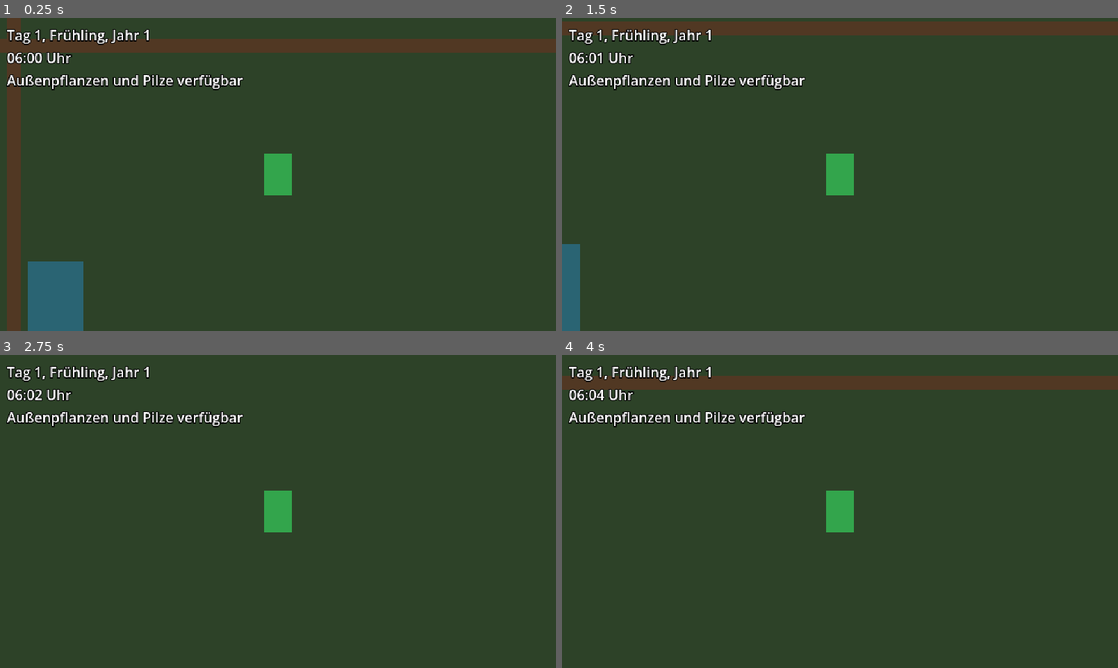
Above: before the commit, frames 1-4 (two rows, left to right).
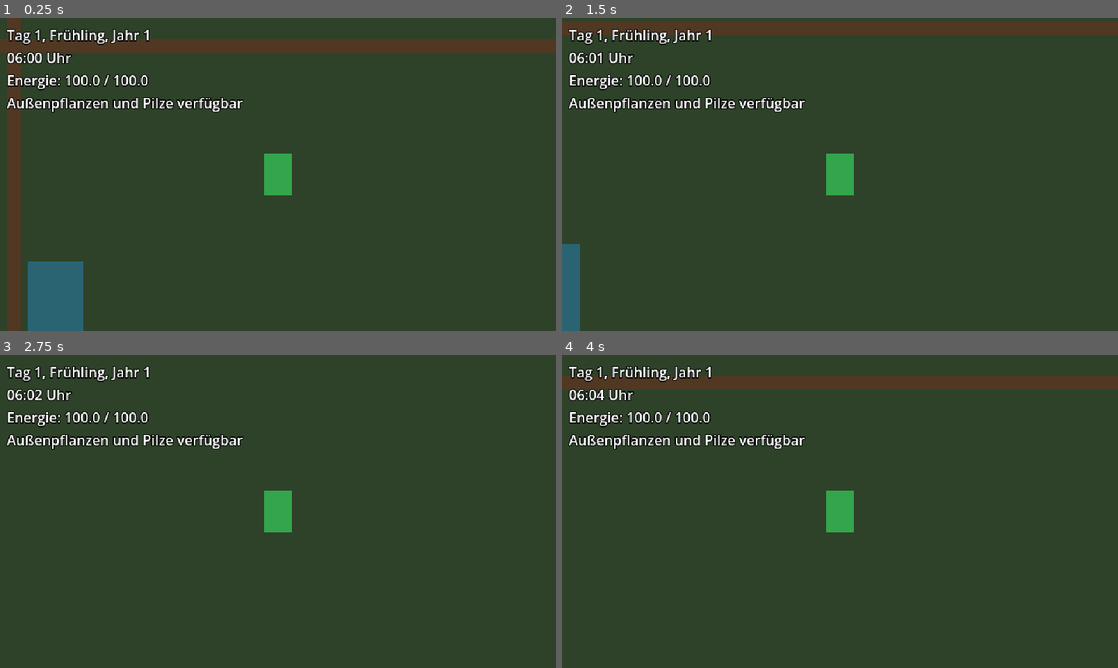
Above: after the commit, the same moments.

Repository: stasar14-rgb/Harvest-Dream
Game: Godot game, scene res://scenes/main.tscn
The game is run twice, just before and just after one commit, with the same random seed, the same clock (stepped at 60 frames per second) and the same inputs.
Inputs:
- Up to frame 1 (0.25 s): no input
- Up to frame 2 (1.5 s): tap Enter at 0.5 s; hold D (move_right) 0.53-1.28 s; hold S (move_down) from 1.28 s (still down)
- Up to frame 3 (2.75 s): release S (move_down) at 2.03 s; hold D (move_right) from 2.03 s (still down)
- Up to frame 4 (4 s): tap Space at 2.75 s; release D (move_right) at 2.78 s; hold W (move_up) 2.78-3.53 s; hold A (move_left) from 3.53 s (still down)

The runs differ from the first frame. In frame 1, 2.3% of the frame differs, in the area x 1-44%, y 18-31%; in frame 2, 2.3%; in frame 3, 2.3%; in frame 4, 2.3%.

Commit message:
Schritt 13: Füge Spielerenergie hinzu

Diff:
--- a/scenes/main.tscn
+++ b/scenes/main.tscn
@@ -1,10 +1,11 @@
-[gd_scene load_steps=6 format=3]
+[gd_scene load_steps=7 format=3]
 
 [ext_resource type="Script" path="res://scripts/main.gd" id="1_main"]
 [ext_resource type="PackedScene" path="res://scenes/test_area.tscn" id="2_test_area"]
 [ext_resource type="PackedScene" path="res://scenes/player/player.tscn" id="3_player"]
 [ext_resource type="Script" path="res://scripts/game_calendar.gd" id="4_calendar"]
 [ext_resource type="Script" path="res://scripts/season_system.gd" id="5_season"]
+[ext_resource type="Script" path="res://scripts/player_energy.gd" id="6_energy"]
 
 [node name="Main" type="Node"]
 script = ExtResource("1_main")
@@ -16,6 +17,11 @@
 script = ExtResource("5_season")
 calendar_path = NodePath("../GameCalendar")
 
+[node name="PlayerEnergy" type="Node" parent="." groups=["player_energy"]]
+script = ExtResource("6_energy")
+calendar_path = NodePath("../GameCalendar")
+season_system_path = NodePath("../SeasonSystem")
+
 [node name="AreaContainer" type="Node2D" parent="."]
 
 [node name="TestArea" parent="AreaContainer" instance=ExtResource("2_test_area")]
--- a/scenes/test_area.tscn
+++ b/scenes/test_area.tscn
@@ -24,7 +24,7 @@
 offset_left = 8.0
 offset_top = 8.0
 offset_right = 260.0
-offset_bottom = 82.0
+offset_bottom = 106.0
 mouse_filter = 2
 theme_override_colors/font_color = Color(1, 1, 1, 1)
 theme_override_colors/font_outline_color = Color(0, 0, 0, 1)
--- a/scripts/debug_time_display.gd
+++ b/scripts/debug_time_display.gd
@@ -2,10 +2,12 @@
 
 var _calendar: GameCalendar
 var _season_system: SeasonSystem
+var _player_energy: PlayerEnergy
 
 func _ready() -> void:
 	_calendar = get_tree().get_first_node_in_group(&"game_calendar") as GameCalendar
 	_season_system = get_tree().get_first_node_in_group(&"season_system") as SeasonSystem
+	_player_energy = get_tree().get_first_node_in_group(&"player_energy") as PlayerEnergy
 
 	if _calendar == null:
 		push_error("Die Debug-Zeitanzeige findet keinen GameCalendar.")
@@ -15,10 +17,16 @@
 		push_error("Die Debug-Zeitanzeige findet kein SeasonSystem.")
 		return
 
+	if _player_energy == null:
+		push_error("Die Debug-Zeitanzeige findet keine PlayerEnergy.")
+		return
+
 	_calendar.time_changed.connect(_update_display)
 	_calendar.date_changed.connect(_update_display_from_date)
 	_calendar.time_pause_changed.connect(_update_display_from_pause)
 	_season_system.season_rules_changed.connect(_update_display_from_season)
+	_player_energy.energy_changed.connect(_update_display_from_energy)
+	_player_energy.warm_clothing_changed.connect(_update_display_from_clothing)
 	_update_text()
 
 func _update_display(_hour: int, _minute: int) -> void:
@@ -38,16 +46,27 @@
 ) -> void:
 	_update_text()
 
+func _update_display_from_energy(_current_energy: float, _maximum_energy: float) -> void:
+	_update_text()
+
+func _update_display_from_clothing(_is_active: bool) -> void:
+	_update_text()
+
 func _update_text() -> void:
 	var pause_text := "  [ZEIT PAUSIERT]" if _calendar.is_time_paused() else ""
 	var season_rule_text := "Außenpflanzen und Pilze verfügbar"
 
 	if _season_system.is_winter():
-		season_rule_text = "Winter: kein Außenwachstum, keine Pilze, Winterfrüchte verfügbar"
+		if _player_energy.has_warm_clothing():
+			season_rule_text = "Winter: warme Kleidung aktiv, normale Energiekosten"
+		else:
+			season_rule_text = "Winter: kein Außenwachstum, Energiekosten +25 %"
 
-	text = "%s\n%s%s\n%s" % [
+	text = "%s\n%s%s\nEnergie: %.1f / %.1f\n%s" % [
 		_calendar.get_date_text(),
 		_calendar.get_time_text(),
 		pause_text,
+		_player_energy.current_energy,
+		_player_energy.maximum_energy,
 		season_rule_text,
 	]
--- /dev/null
+++ b/scripts/player_energy.gd
@@ -0,0 +1,137 @@
+class_name PlayerEnergy
+extends Node
+
+signal energy_changed(current_energy: float, maximum_energy: float)
+signal maximum_energy_changed(maximum_energy: float)
+signal energy_depleted
+signal warm_clothing_changed(is_active: bool)
+
+const STARTING_MAXIMUM_ENERGY := 100.0
+const WINTER_EXTRA_COST_PERCENT := 25.0
+
+@export var calendar_path: NodePath = ^"../GameCalendar"
+@export var season_system_path: NodePath = ^"../SeasonSystem"
+@export var maximum_energy: float = STARTING_MAXIMUM_ENERGY
+@export var current_energy: float = STARTING_MAXIMUM_ENERGY
+
+@onready var _calendar := get_node_or_null(calendar_path) as GameCalendar
+@onready var _season_system := get_node_or_null(season_system_path) as SeasonSystem
+
+var _warm_clothing_active := false
+
+func _ready() -> void:
+	if _calendar == null:
+		push_error("PlayerEnergy findet keinen GameCalendar.")
+		return
+
+	if _season_system == null:
+		push_error("PlayerEnergy findet kein SeasonSystem.")
+		return
+
+	maximum_energy = maxf(maximum_energy, 1.0)
+	current_energy = clampf(current_energy, 0.0, maximum_energy)
+	_calendar.day_started.connect(_on_day_started)
+	_emit_energy_changed()
+
+func can_afford(base_cost: float) -> bool:
+	if base_cost < 0.0:
+		return false
+
+	return current_energy >= get_final_energy_cost(base_cost)
+
+func consume_energy(base_cost: float) -> bool:
+	if base_cost < 0.0:
+		push_error("Energiekosten dürfen nicht negativ sein.")
+		return false
+
+	var final_cost := get_final_energy_cost(base_cost)
+	if current_energy < final_cost:
+		return false
+
+	current_energy = maxf(current_energy - final_cost, 0.0)
+	_emit_energy_changed()
+
+	if is_zero_approx(current_energy):
+		energy_depleted.emit()
+
+	return true
+
+func restore_energy(amount: float) -> bool:
+	if amount < 0.0:
+		push_error("Wiederhergestellte Energie darf nicht negativ sein.")
+		return false
+
+	current_energy = minf(current_energy + amount, maximum_energy)
+	_emit_energy_changed()
+	return true
+
+func restore_to_maximum() -> void:
+	current_energy = maximum_energy
+	_emit_energy_changed()
+
+func set_maximum_energy(new_maximum: float, refill_to_maximum: bool = false) -> bool:
+	if new_maximum < 1.0:
+		push_error("Die maximale Energie muss mindestens 1 betragen.")
+		return false
+
+	maximum_energy = new_maximum
+
+	if refill_to_maximum:
+		current_energy = maximum_energy
+	else:
+		current_energy = minf(current_energy, maximum_energy)
+
+	maximum_energy_changed.emit(maximum_energy)
+	_emit_energy_changed()
+	return true
+
+func set_warm_clothing_active(is_active: bool) -> void:
+	if _warm_clothing_active == is_active:
+		return
+
+	_warm_clothing_active = is_active
+	warm_clothing_changed.emit(_warm_clothing_active)
+
+func has_warm_clothing() -> bool:
+	return _warm_clothing_active
+
+func get_final_energy_cost(base_cost: float) -> float:
+	if base_cost <= 0.0:
+		return 0.0
+
+	if _season_system.requires_warm_clothing() and not _warm_clothing_active:
+		return base_cost * (1.0 + WINTER_EXTRA_COST_PERCENT / 100.0)
+
+	return base_cost
+
+func reset_energy() -> void:
+	maximum_energy = STARTING_MAXIMUM_ENERGY
+	current_energy = STARTING_MAXIMUM_ENERGY
+	_warm_clothing_active = false
+	maximum_energy_changed.emit(maximum_energy)
+	warm_clothing_changed.emit(_warm_clothing_active)
+	_emit_energy_changed()
+
+func get_energy_data() -> Dictionary:
+	return {
+		"maximum_energy": maximum_energy,
+		"current_energy": current_energy,
+		"warm_clothing_active": _warm_clothing_active,
+	}
+
+func _on_day_started(
+	_year: int,
+	_month: int,
+	_day: int,
+	_wake_hour: int,
+	was_forced_sleep: bool
+) -> void:
+	if was_forced_sleep:
+		current_energy = maximum_energy * (1.0 - GameCalendar.FORCED_SLEEP_ENERGY_PENALTY_PERCENT / 100.0)
+	else:
+		current_energy = maximum_energy
+
+	_emit_energy_changed()
+
+func _emit_energy_changed() -> void:
+	energy_changed.emit(current_energy, maximum_energy)
Not shown, changed: Game_Currens.md
